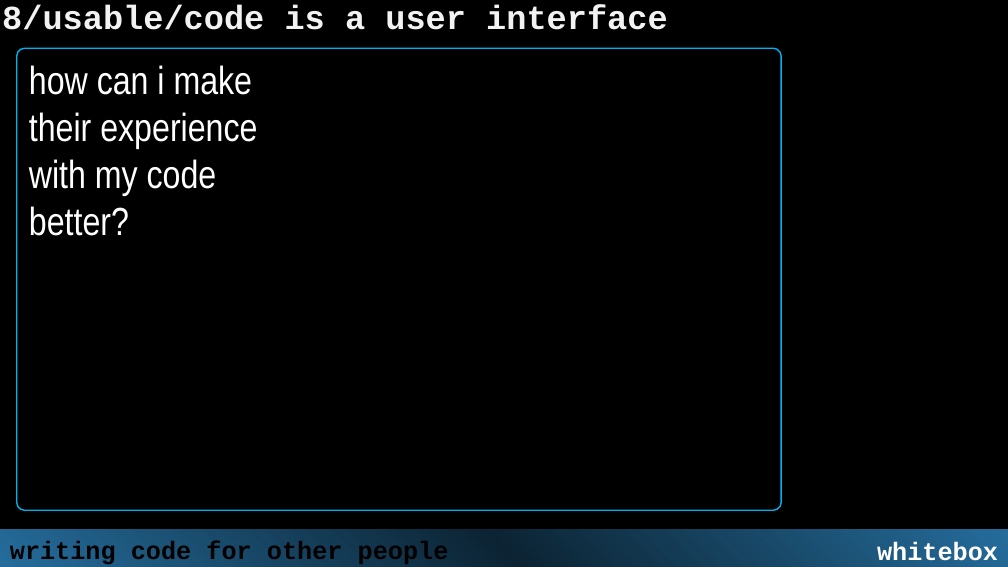
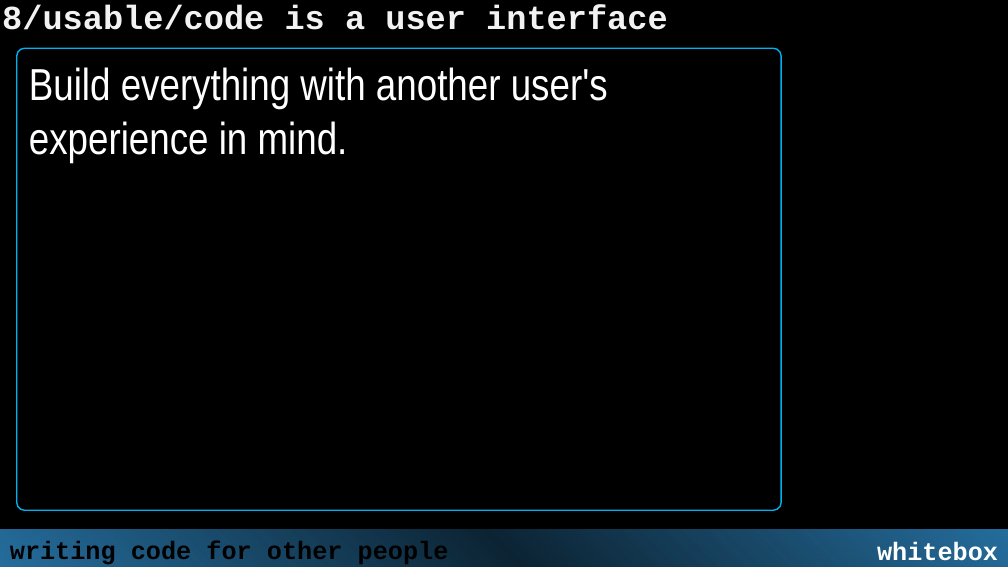
Before and after one commit to arei/talks, a slide deck: slide 69 of WritingCodeForOtherPeople/WritingCodeForOtherPeople.CCJS.pptx (slide 71 before the commit). Drawn at 1008x567 pixels with LibreOffice and Linux fonts; fonts in the diff are those of the drawing; background and template pictures are left out. Boxes give left, top, right and bottom in pixels: in the first picture for what was removed or moved away, otherwise in the second. Text is boxed around its words. In the diff, an @@ line names an element or a change of style, - is before the commit and + after.

```diff
--- a/WritingCodeForOtherPeople/WritingCodeForOtherPeople.CCJS.pptx
+++ b/WritingCodeForOtherPeople/WritingCodeForOtherPeople.CCJS.pptx
@@ text in rounded rectangle at bbox=[29, 67, 608, 163]: text changed; size 28 to 32 pt @@
-how can i make
-their experience
-with my code
-better?
+Build everything with another user's experience in mind.
```
Also in this commit, not shown: 2 slides removed, 3 other files.
